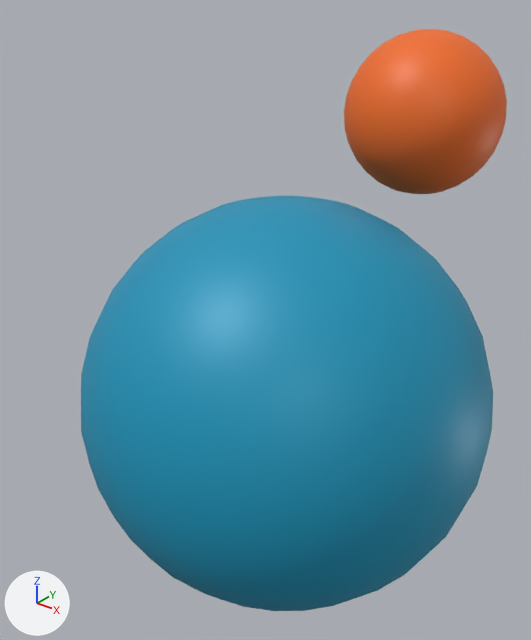
Renders of the glTF model vigetpic/3dlogo.gltf from each side of a commit.
Both versions are drawn from a camera (50 mm lens) standing at (1.89, -2.52, 1.98) and looking at (-0.35, 0.27, 0.25). The axes (+X, +Y, +Z) are drawn at lower left. The lights are the same throughout.
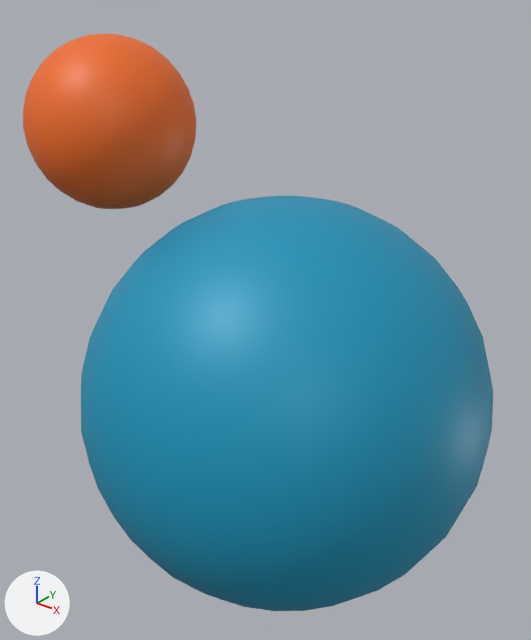
Diff of the bpy script that builds the scene:
```diff
--- a/vigetpic/3dlogo.gltf.py
+++ b/vigetpic/3dlogo.gltf.py
@@ ob_sphere_001 @@
 ob_sphere_001 = bpy.data.objects.new('Sphere.001', me_sphere_001)
-ob_sphere_001.location = (-0.034, 1.279, 1.228)
+ob_sphere_001.location = (-1.167, 0.016, 1.228)
 ob_sphere_001.scale = (-0.439, -0.439, -0.439)
```

Changed parts and their boxes (x1, y1, x2, y2) in the pictures (531 x 640 px):
'Sphere.001', moved: before (344, 29, 507, 194); after (23, 34, 196, 209)
